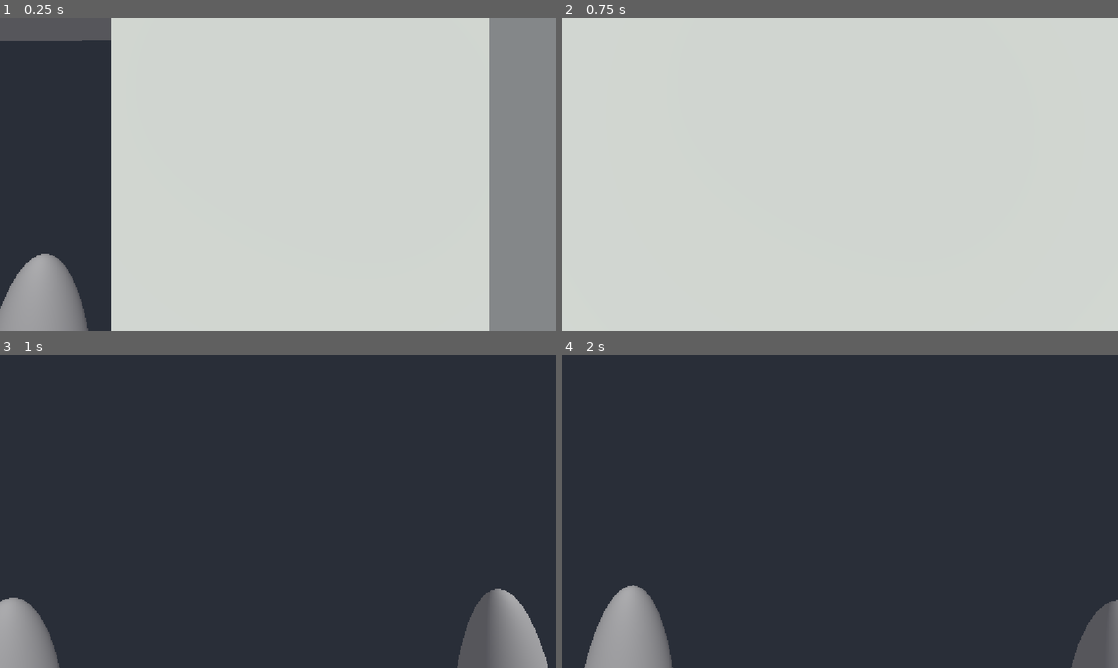
Above: before the commit, frames 1-4 (two rows, left to right).
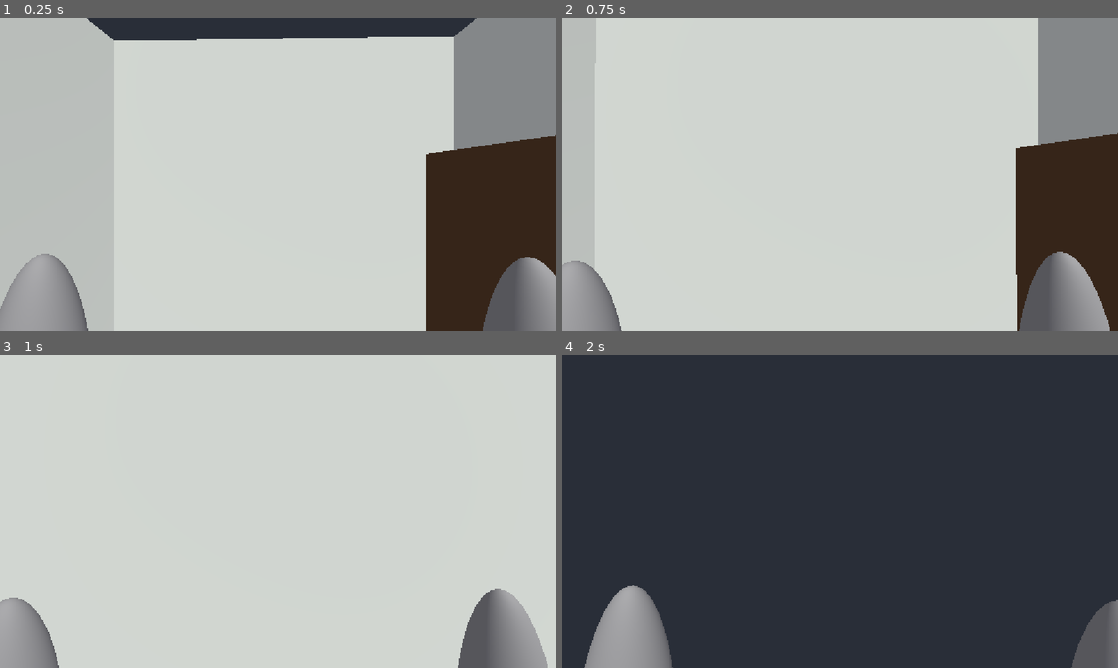
Above: after the commit, the same moments.

Repository: DarioRan/VR
Game: Godot game, scene res://tests/room_preview.tscn
Same seed, same stepped clock (60 frames per second), same inputs: the game is played once before the commit and once after it. This scene is started directly instead of the project's main scene.
Inputs (mouse positions are in pixels of both pictures, inside the frame that each line leads up to):
- Up to frame 1 (0.25 s): no input
- Up to frame 2 (0.75 s): tap Enter at 0.5 s; move the mouse to (867, 174) at 0.52 s; hold W from 0.53 s (still down); tap 1 at 0.6 s; click (867, 174) at 0.67 s
- Up to frame 3 (1 s): keep holding W
- Up to frame 4 (2 s): keep holding W; move the mouse to (812, 511) at 1.27 s; tap 2 at 1.35 s

The runs differ from the first frame. In frame 1, 37% of the frame differs, in the area x 0-100%, y 0-100%; in frame 2, 19%; in frame 3, 95%; in frame 4, nothing differs.

Commit message:
Office: lane layout with lobby door and return portal
One lane from the lobby door north to the safe at the end, freestanding
one-way return portal (closed until open_return_portal()), desk and shelf
outside the lane. Preview scene shows the lobby strip.

Diff:
--- /dev/null
+++ b/impossible-spaces/rooms/office.gd
@@ -0,0 +1,50 @@
+extends Room
+## Office (owner: Dario). Layout from Sofia's lobby plan (Lobby-North-Doors, 25 Nov).
+##
+## Play area coordinates: origin = centre of the taped square, x east, north = -z.
+##   Lobby strip z +0.45 .. +1.1 (lobby scene, not this one). Office z -1.2 .. +0.45.
+##   One lane, x -0.375 .. +0.375: lobby door (0, +0.45) -> return portal (0, -0.17)
+##   -> safe front (0, -0.8), where the office piece is picked up.
+## Walk north to the safe, take the piece, turn round, walk south through the portal.
+##
+## The return portal is one-way (walking south through it activates the lobby) and
+## stays closed until open_return_portal(). Sofia's plan opens it after the pickup.
+
+signal return_portal_opened
+
+const FRAME_CLOSED := Color(0.38, 0.34, 0.42)
+const FRAME_OPEN := Color(0.62, 0.3, 0.85)
+
+var return_portal_open: bool = false
+
+@onready var _portal: Node3D = $ReturnPortal
+@onready var _surface: Node3D = $ReturnPortal/Surface
+@onready var _frame: Node3D = $ReturnPortal/Frame
+
+
+func _ready() -> void:
+	super()
+	_apply_portal_state()
+
+
+## Call once the player holds the office piece.
+func open_return_portal() -> void:
+	if return_portal_open:
+		return
+	return_portal_open = true
+	_apply_portal_state()
+	return_portal_opened.emit()
+
+
+func _apply_portal_state() -> void:
+	# A disabled Portal does not track the head, so walking through it does nothing.
+	_portal.process_mode = PROCESS_MODE_INHERIT if return_portal_open else PROCESS_MODE_DISABLED
+	_surface.visible = return_portal_open
+	var mat := StandardMaterial3D.new()
+	mat.albedo_color = FRAME_OPEN if return_portal_open else FRAME_CLOSED
+	if return_portal_open:
+		mat.emission_enabled = true
+		mat.emission = FRAME_OPEN
+		mat.emission_energy_multiplier = 0.6
+	for part in _frame.get_children():
+		(part as GeometryInstance3D).material_override = mat
--- a/impossible-spaces/rooms/office.tscn
+++ b/impossible-spaces/rooms/office.tscn
@@ -1,6 +1,7 @@
 [gd_scene format=3]
 
-[ext_resource type="Script" path="res://rooms/room.gd" id="1_room"]
+[ext_resource type="Script" path="res://rooms/office.gd" id="1_office"]
+[ext_resource type="Script" path="res://connectors/portal.gd" id="2_portal"]
 
 [sub_resource type="StandardMaterial3D" id="Mat_floor"]
 albedo_color = Color(0.55, 0.45, 0.35, 1)
@@ -11,83 +12,123 @@
 [sub_resource type="StandardMaterial3D" id="Mat_desk"]
 albedo_color = Color(0.42, 0.3, 0.2, 1)
 
+[sub_resource type="StandardMaterial3D" id="Mat_shelf"]
+albedo_color = Color(0.35, 0.25, 0.17, 1)
+
 [sub_resource type="StandardMaterial3D" id="Mat_safe_slot"]
 transparency = 1
 shading_mode = 0
 albedo_color = Color(1, 0.6, 0.1, 0.35)
 
+[sub_resource type="StandardMaterial3D" id="Mat_portal_surface"]
+transparency = 1
+cull_mode = 2
+shading_mode = 0
+albedo_color = Color(0.62, 0.3, 0.85, 0.35)
+
 [sub_resource type="BoxMesh" id="Mesh_safe_slot"]
 size = Vector3(0.4, 0.5, 0.4)
 
+[sub_resource type="BoxMesh" id="Mesh_portal_post"]
+size = Vector3(0.06, 2.2, 0.06)
+
+[sub_resource type="BoxMesh" id="Mesh_portal_top"]
+size = Vector3(1.02, 0.06, 0.06)
+
+[sub_resource type="QuadMesh" id="Mesh_portal_surface"]
+material = SubResource("Mat_portal_surface")
+size = Vector2(0.9, 2.1)
+
 [node name="Office" type="Node3D"]
-script = ExtResource("1_room")
+script = ExtResource("1_office")
 room_id = &"office"
 display_name = "Office"
-floor_size = Vector2(1.75, 1.75)
+floor_size = Vector2(2, 1.65)
 max_stride_gain = 1.0
-editor_description = "Office (owner: Dario). Greybox from the plan's floor plan blueprint.
+editor_description = "Office (owner: Dario). Layout from Sofia's lobby plan (Lobby-North-Doors, 25 Nov).
 Origin = centre of the taped square, x east, north = -z.
-Room zone: x -1.25 to +0.5, z -0.5 to +1.25 (1.75 x 1.75 m, gain 1.0).
-Doors: N1 (north wall, centre x -0.8) -> hallway; E2 (east wall, centre z +0.85) <- corridor from bedroom.
-Keep 0.75 m clear inside each door; furniture only on the west and south walls.
-SafeSlot: the P2 safe scene goes here (SW corner, facing east)."
+Room: x -1.0 to +1.0, z -1.2 to +0.45 (2.0 x 1.65 m, gain 1.0). The lobby strip is south of z +0.45.
+One lane, x -0.375 to +0.375, kept clear: Door_lobby (0, +0.45) -> ReturnPortal (0, -0.17) -> safe front (0, -0.8).
+ReturnPortal: one-way, walk south through it -> lobby. Closed until open_return_portal() (after the pickup).
+SafeSlot: the P2 safe scene goes here, at the north end of the lane, facing south.
+Furniture only outside the lane: desk on the west wall, shelf on the east wall."
 
 [node name="Geometry" type="CSGCombiner3D" parent="."]
 use_collision = true
 
 [node name="Floor" type="CSGBox3D" parent="Geometry"]
-transform = Transform3D(1, 0, 0, 0, 1, 0, 0, 0, 1, -0.375, -0.05, 0.375)
-size = Vector3(1.75, 0.1, 1.75)
+transform = Transform3D(1, 0, 0, 0, 1, 0, 0, 0, 1, 0, -0.05, -0.375)
+size = Vector3(2, 0.1, 1.65)
 material = SubResource("Mat_floor")
 
 [node name="WallNorth" type="CSGBox3D" parent="Geometry"]
-transform = Transform3D(1, 0, 0, 0, 1, 0, 0, 0, 1, -0.375, 1.25, -0.55)
-size = Vector3(1.95, 2.5, 0.1)
+transform = Transform3D(1, 0, 0, 0, 1, 0, 0, 0, 1, 0, 1.25, -1.25)
+size = Vector3(2.2, 2.5, 0.1)
 material = SubResource("Mat_wall")
 
 [node name="WallSouth" type="CSGBox3D" parent="Geometry"]
-transform = Transform3D(1, 0, 0, 0, 1, 0, 0, 0, 1, -0.375, 1.25, 1.3)
-size = Vector3(1.95, 2.5, 0.1)
+transform = Transform3D(1, 0, 0, 0, 1, 0, 0, 0, 1, 0, 1.25, 0.5)
+size = Vector3(2.2, 2.5, 0.1)
 material = SubResource("Mat_wall")
 
 [node name="WallEast" type="CSGBox3D" parent="Geometry"]
-transform = Transform3D(1, 0, 0, 0, 1, 0, 0, 0, 1, 0.55, 1.25, 0.375)
-size = Vector3(0.1, 2.5, 1.95)
+transform = Transform3D(1, 0, 0, 0, 1, 0, 0, 0, 1, 1.05, 1.25, -0.375)
+size = Vector3(0.1, 2.5, 1.85)
 material = SubResource("Mat_wall")
 
 [node name="WallWest" type="CSGBox3D" parent="Geometry"]
-transform = Transform3D(1, 0, 0, 0, 1, 0, 0, 0, 1, -1.3, 1.25, 0.375)
-size = Vector3(0.1, 2.5, 1.95)
+transform = Transform3D(1, 0, 0, 0, 1, 0, 0, 0, 1, -1.05, 1.25, -0.375)
+size = Vector3(0.1, 2.5, 1.85)
 material = SubResource("Mat_wall")
 
-[node name="OpeningN1" type="CSGBox3D" parent="Geometry"]
-transform = Transform3D(1, 0, 0, 0, 1, 0, 0, 0, 1, -0.8, 1.051, -0.55)
+[node name="OpeningLobby" type="CSGBox3D" parent="Geometry"]
+transform = Transform3D(1, 0, 0, 0, 1, 0, 0, 0, 1, 0, 1.051, 0.5)
 operation = 2
 size = Vector3(0.75, 2.1, 0.3)
 
-[node name="OpeningE2" type="CSGBox3D" parent="Geometry"]
-transform = Transform3D(1, 0, 0, 0, 1, 0, 0, 0, 1, 0.55, 1.051, 0.85)
-operation = 2
-size = Vector3(0.3, 2.1, 0.75)
-
 [node name="Desk" type="CSGBox3D" parent="Geometry"]
-transform = Transform3D(1, 0, 0, 0, 1, 0, 0, 0, 1, -1.0, 0.375, 0.55)
-size = Vector3(0.5, 0.75, 0.6)
+transform = Transform3D(1, 0, 0, 0, 1, 0, 0, 0, 1, -0.75, 0.375, -0.55)
+size = Vector3(0.5, 0.75, 0.7)
 material = SubResource("Mat_desk")
 
+[node name="Shelf" type="CSGBox3D" parent="Geometry"]
+transform = Transform3D(1, 0, 0, 0, 1, 0, 0, 0, 1, 0.85, 0.9, -0.6)
+size = Vector3(0.3, 1.8, 0.8)
+material = SubResource("Mat_shelf")
+
 [node name="Spawn" type="Marker3D" parent="."]
-transform = Transform3D(1, 0, 0, 0, 1, 0, 0, 0, 1, -0.375, 0, 0.375)
+transform = Transform3D(1, 0, 0, 0, 1, 0, 0, 0, 1, 0, 0, 0.3)
 
-[node name="Door_hallway" type="Marker3D" parent="."]
-transform = Transform3D(1, 0, 0, 0, 1, 0, 0, 0, 1, -0.8, 0, -0.5)
-metadata/slot = "N1"
+[node name="Door_lobby" type="Marker3D" parent="."]
+transform = Transform3D(-1, 0, 0, 0, 1, 0, 0, 0, -1, 0, 0, 0.45)
 
-[node name="Door_bedroom" type="Marker3D" parent="."]
-transform = Transform3D(0, 0, -1, 0, 1, 0, 1, 0, 0, 0.5, 0, 0.85)
-metadata/slot = "E2"
+[node name="ReturnPortal" type="Node3D" parent="."]
+transform = Transform3D(-1, 0, 0, 0, 1, 0, 0, 0, -1, 0, 0, -0.17)
+script = ExtResource("2_portal")
+opening_size = Vector2(0.9, 2.1)
+from_room = &"office"
+to_room = &"lobby"
+
+[node name="Frame" type="Node3D" parent="ReturnPortal"]
+
+[node name="PostLeft" type="MeshInstance3D" parent="ReturnPortal/Frame"]
+transform = Transform3D(1, 0, 0, 0, 1, 0, 0, 0, 1, -0.48, 1.1, 0)
+mesh = SubResource("Mesh_portal_post")
+
+[node name="PostRight" type="MeshInstance3D" parent="ReturnPortal/Frame"]
+transform = Transform3D(1, 0, 0, 0, 1, 0, 0, 0, 1, 0.48, 1.1, 0)
+mesh = SubResource("Mesh_portal_post")
+
+[node name="Top" type="MeshInstance3D" parent="ReturnPortal/Frame"]
+transform = Transform3D(1, 0, 0, 0, 1, 0, 0, 0, 1, 0, 2.23, 0)
+mesh = SubResource("Mesh_portal_top")
+
+[node name="Surface" type="MeshInstance3D" parent="ReturnPortal"]
+transform = Transform3D(1, 0, 0, 0, 1, 0, 0, 0, 1, 0, 1.05, 0)
+mesh = SubResource("Mesh_portal_surface")
 
 [node name="SafeSlot" type="Marker3D" parent="."]
-transform = Transform3D(0, 0, -1, 0, 1, 0, 1, 0, 0, -1.05, 0, 1.05)
+transform = Transform3D(-1, 0, 0, 0, 1, 0, 0, 0, -1, 0, 0, -1)
 
 [node name="Placeholder" type="MeshInstance3D" parent="SafeSlot"]
 transform = Transform3D(1, 0, 0, 0, 1, 0, 0, 0, 1, 0, 0.25, 0)
--- a/impossible-spaces/tests/room_preview.tscn
+++ b/impossible-spaces/tests/room_preview.tscn
@@ -19,6 +19,14 @@
 shading_mode = 0
 albedo_color = Color(0.2, 0.85, 1, 0.18)
 
+[sub_resource type="PlaneMesh" id="PlaneMesh_lobby"]
+size = Vector2(2, 0.65)
+
+[sub_resource type="StandardMaterial3D" id="Material_lobby"]
+transparency = 1
+shading_mode = 0
+albedo_color = Color(0.95, 0.8, 0.4, 0.3)
+
 [node name="RoomPreview" type="Node3D"]
 script = ExtResource("1_preview")
 room_scene = ExtResource("3_room")
@@ -35,3 +43,9 @@
 transform = Transform3D(1, 0, 0, 0, 1, 0, 0, 0, 1, 0, 0.01, 0)
 mesh = SubResource("PlaneMesh_playarea")
 surface_material_override/0 = SubResource("Material_playarea")
+
+[node name="LobbyStrip" type="MeshInstance3D" parent="."]
+transform = Transform3D(1, 0, 0, 0, 1, 0, 0, 0, 1, 0, 0.012, 0.775)
+editor_description = "Where the lobby is in Sofia's plan (z +0.45 to +1.1). Reference only."
+mesh = SubResource("PlaneMesh_lobby")
+surface_material_override/0 = SubResource("Material_lobby")
--- a/impossible-spaces/tests/smoke_test.gd
+++ b/impossible-spaces/tests/smoke_test.gd
@@ -97,40 +97,58 @@
 		_check(is_equal_approx(snappedf(turned, 0.1), -30.0), "right stick snap-turns once (%.1f deg)" % turned)
 		_check(cam.global_position.distance_to(pos_before) < 0.01, "snap turn pivots around the head")
 
-	await _check_office(main, rm)
+	await _check_office(main, rm, cam)
 
 	print("\n%d failure(s)" % _failures)
+	quit(_failures)
 
 
-## Office greybox: contract, door markers on the blueprint slots, doors open, paths clear.
-func _check_office(main: Node3D, rm: Node) -> void:
+## Office (Sofia's lobby plan): one lane from the lobby door north to the safe, a
+## freestanding one-way return portal that opens after the pickup.
+func _check_office(main: Node3D, rm: Node, cam: XRCamera3D) -> void:
 	var office: Node3D = load("res://rooms/office.tscn").instantiate()
 	main.add_child(office)
 	rm.activate(&"office")
 	await _wait_physics(3)
 
 	_check(rm.current_room == office and office.stride_gain == Vector2.ONE, "office registers, gain 1")
-	var n1: Marker3D = office.get_door(&"hallway")
-	var e2: Marker3D = office.get_door(&"bedroom")
-	_check(n1 != null and n1.position.is_equal_approx(Vector3(-0.8, 0, -0.5)) and n1.get_meta(&"slot") == "N1",
-		"Door_hallway on slot N1")
-	_check(e2 != null and e2.position.is_equal_approx(Vector3(0.5, 0, 0.85)) and e2.get_meta(&"slot") == "E2",
-		"Door_bedroom on slot E2")
-	# Door markers face out of the room (-Z of the marker): N1 north, E2 east.
-	_check((-n1.basis.z).is_equal_approx(Vector3.FORWARD) and (-e2.basis.z).is_equal_approx(Vector3.RIGHT),
-		"door markers face out of the room")
-	var safe: Marker3D = office.get_node("SafeSlot")
-	_check((-safe.basis.z).is_equal_approx(Vector3.RIGHT), "safe slot faces into the room (east)")
+	var door: Marker3D = office.get_door(&"lobby")
+	_check(door != null and door.position.is_equal_approx(Vector3(0, 0, 0.45))
+		and (-door.basis.z).is_equal_approx(Vector3.BACK), "Door_lobby on the lane, facing out (south)")
+	var slot: Marker3D = office.get_node("SafeSlot")
+	_check(slot.position.is_equal_approx(Vector3(0, 0, -1)) and (-slot.basis.z).is_equal_approx(Vector3.BACK),
+		"safe slot at the north end of the lane, facing south")
+	# The whole lane (door to safe front) stays inside the play area minus the boundary margin.
+	var play_area: GDScript = load("res://core/play_area.gd")
+	var lane_ok := true
+	for p: Vector3 in [Vector3(-0.375, 0, 0.45), Vector3(0.375, 0, -0.8)]:
+		lane_ok = lane_ok and play_area.is_inside(p)
+	_check(lane_ok, "lane inside the safe play area")
 
-	# Rays at chest height: through each door from the band into the room, and through a wall.
+	# Rays: through the door, through the south wall beside it, and along both lane edges.
 	var space := main.get_world_3d().direct_space_state
 	var hit := func(from: Vector3, to: Vector3) -> bool:
 		return not space.intersect_ray(PhysicsRayQueryParameters3D.create(from, to)).is_empty()
-	_check(not hit.call(Vector3(-0.8, 1.2, -0.9), Vector3(-0.8, 1.2, 0.2)), "N1 opening is walkable")
-	_check(not hit.call(Vector3(0.9, 1.2, 0.85), Vector3(-0.2, 1.2, 0.85)), "E2 opening is walkable")
-	_check(hit.call(Vector3(0.0, 1.2, -0.9), Vector3(0.0, 1.2, 0.2)), "north wall is solid beside N1")
-	# 0.75 m clear inside each door (knee height, where the desk would be).
-	_check(not hit.call(Vector3(-1.175, 0.4, -0.45), Vector3(-1.175, 0.4, 0.25)), "path from N1 clear of the desk")
-	_check(not hit.call(Vector3(0.45, 0.4, 0.85), Vector3(-0.25, 0.4, 0.85)), "path from E2 clear")
+	_check(not hit.call(Vector3(0, 1.2, 0.9), Vector3(0, 1.2, 0.0)), "lobby door is walkable")
+	_check(hit.call(Vector3(0.7, 1.2, 0.9), Vector3(0.7, 1.2, 0.0)), "south wall is solid beside the door")
+	_check(not hit.call(Vector3(-0.37, 0.4, 0.4), Vector3(-0.37, 0.4, -0.78))
+		and not hit.call(Vector3(0.37, 0.4, 0.4), Vector3(0.37, 0.4, -0.78)), "lane is clear up to the safe")
+
+	# Return portal: walking south through it does nothing while closed, goes to the lobby once open.
+	var lobby: Node3D = load("res://rooms/room.gd").new()
+	lobby.room_id = &"lobby"
+	main.add_child(lobby)
+	var walk_south := func() -> void:
+		cam.global_position = Vector3(0, 1.7, -0.5)
+		await _wait_physics()
+		cam.global_position = Vector3(0, 1.7, 0.1)
+		await _wait_physics()
+	await walk_south.call()
+	_check(rm.current_room == office and not office.get_node("ReturnPortal/Surface").visible,
+		"closed return portal does nothing")
+	office.open_return_portal()
+	await walk_south.call()
+	_check(rm.current_room == lobby and rm.current_technique == 0, "open return portal leads south to the lobby")
+	rm.activate(&"office")
+	lobby.queue_free()
 	office.queue_free()
-	quit(_failures)
Not shown, added: impossible-spaces/rooms/office.gd.uid
Not shown, changed: TEAM_SYNC.md
